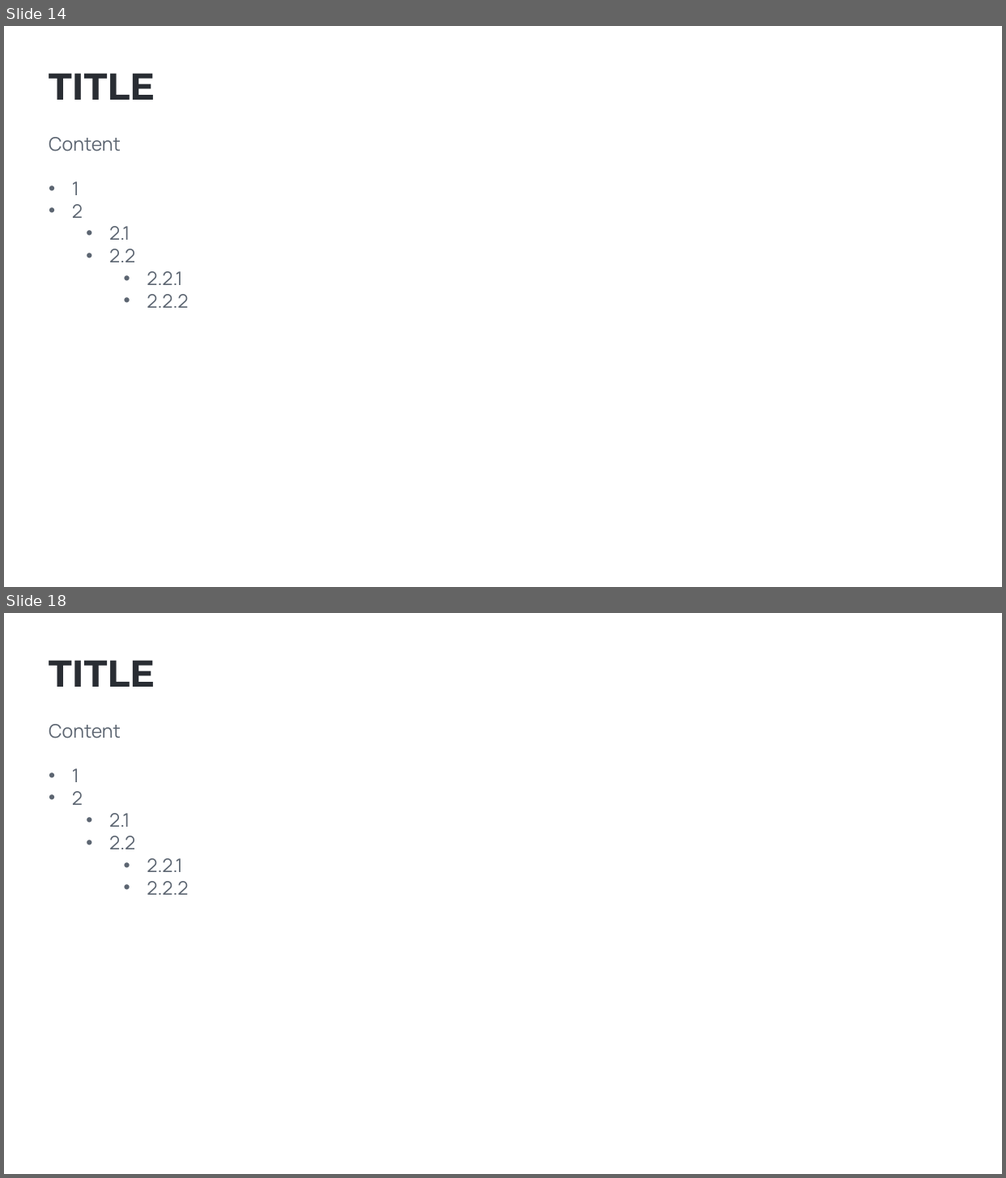
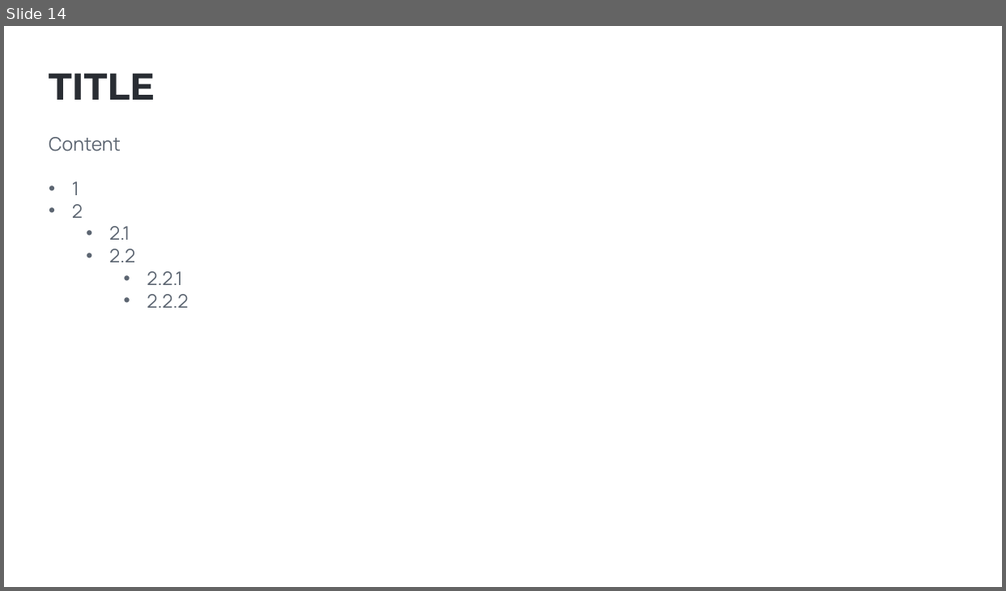
Before and after one commit to hikalkan/presentations, a slide deck: 2025-01-09 ABP Community Talks 2025.1/Which Architecture.pptx. Shown one above the other, each under a label of ours: slides 14 and 18 before the commit, slide 14 after it; the slides between them are not shown. The pictures are 1006x1178 and 1006x591 pixels, drawn with LibreOffice and Linux fonts; fonts in the diff are those of the drawing; background and template pictures are left out. Boxes give left, top, right and bottom in pixels: in the first picture for what was removed or moved away, otherwise in the second. Text is boxed around its words. In the diff, an @@ line names an element or a change of style, - is before the commit and + after.

```diff
--- a/2025-01-09 ABP Community Talks 2025.1/Which Architecture.pptx
+++ b/2025-01-09 ABP Community Talks 2025.1/Which Architecture.pptx
@@ slide 18 removed at (4,613,1002,1174), background picture (left out) @@
@@ text removed at (49,660,155,687) @@
-TITLE
@@ text removed at (49,724,188,895) @@
-Content
-• 1
-• 2
-  • 2.1
-  • 2.2
-    • 2.2.1
-    • 2.2.2
```
Also in this commit, not shown: 3 other slides removed.
